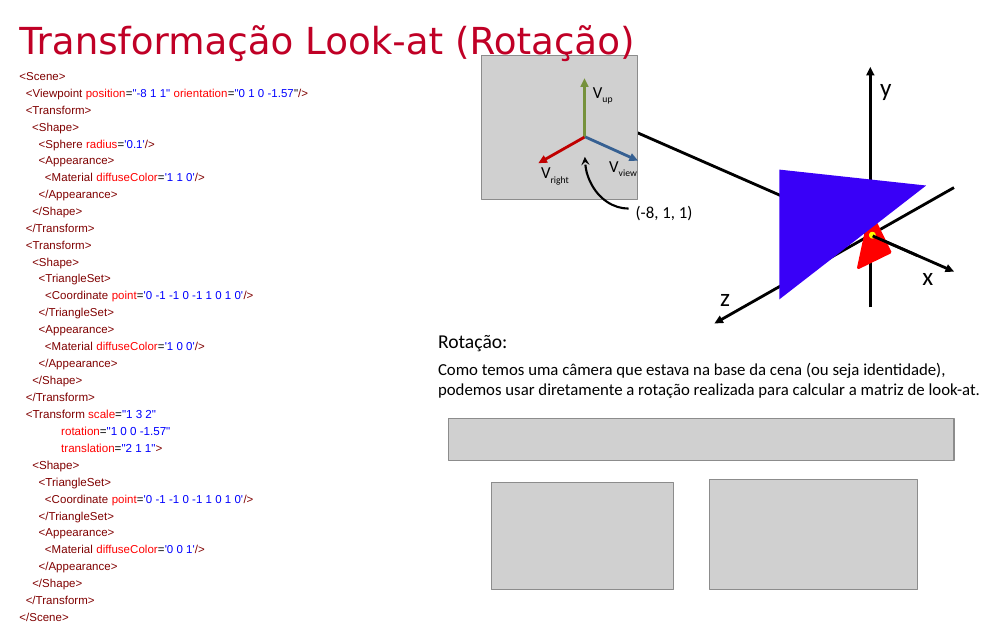
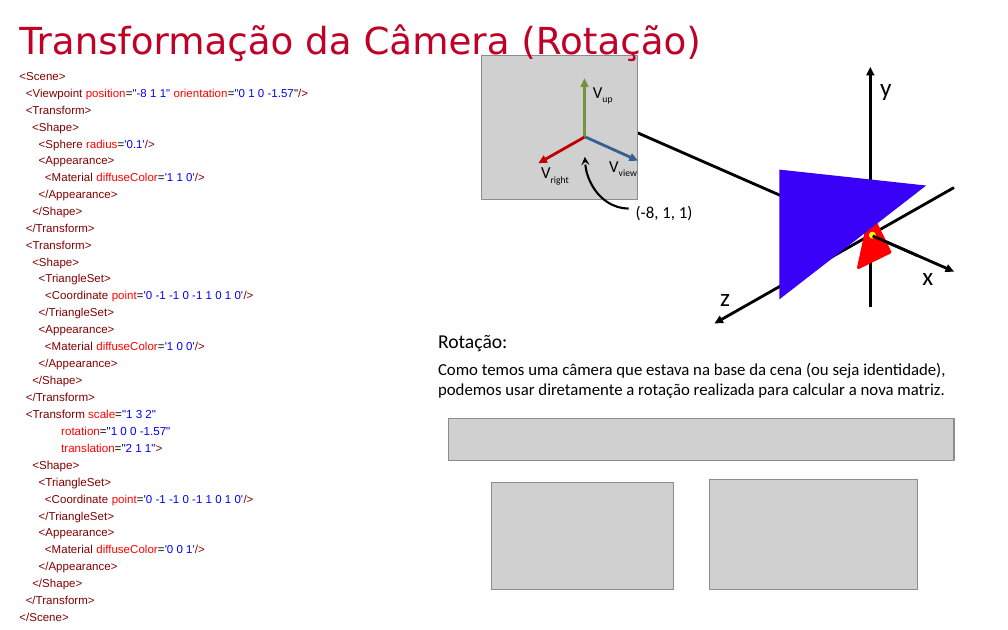
Before and after one commit to lpsoares/ComputacaoGrafica, a slide deck: slide 14 of content/aulas/07-revisao1/aula7_revisao1.pptx. Drawn at 1008x630 pixels with LibreOffice and Linux fonts; fonts in the diff are those of the drawing; grey boxes stand for pictures; background and template pictures are left out. Boxes give left, top, right and bottom in pixels: in the first picture for what was removed or moved away, otherwise in the second. Text is boxed around its words. In the diff, an @@ line names an element or a change of style, - is before the commit and + after.

```diff
--- a/content/aulas/07-revisao1/aula7_revisao1.pptx
+++ b/content/aulas/07-revisao1/aula7_revisao1.pptx
@@ title at (x1=19, y1=24, x2=701, y2=62): text changed @@
-Transformação Look-at (Rotação)
+Transformação da Câmera (Rotação)
@@ text at (x1=438, y1=363, x2=945, y2=398): text changed @@
-Como temos uma câmera que estava na base da cena (ou seja identidade), podemos usar diretamente a rotação realizada para calcular a matriz de look-at.
+Como temos uma câmera que estava na base da cena (ou seja identidade), podemos usar diretamente a rotação realizada para calcular a nova matriz.
```
Also in this commit, not shown: 9 other slides changed, 1 other file.
